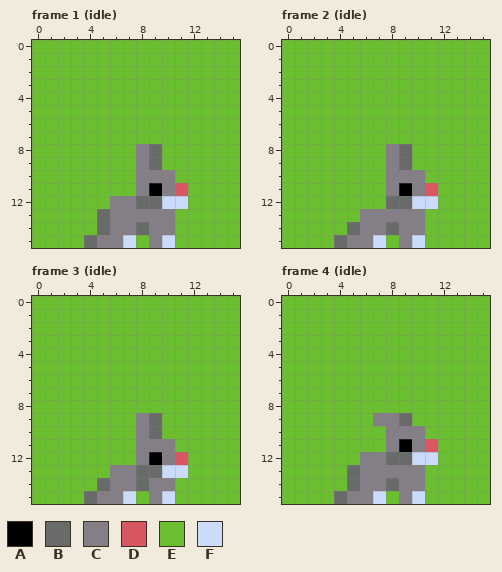
Pixel-art file -- res_dev/animations.ase. Above, as it was before the edit.
16x16 pixels, 8 frames. Shown: frame 1 (idle), frame 2 (idle), frame 3 (idle), frame 4 (idle). The commit also changed other frames, which this record leaves out.
Palette (. is transparent): A #000000  B #696a6a  C #847e87  D #d95763  E #6abe30  F #cbdbfc
And afterwards:
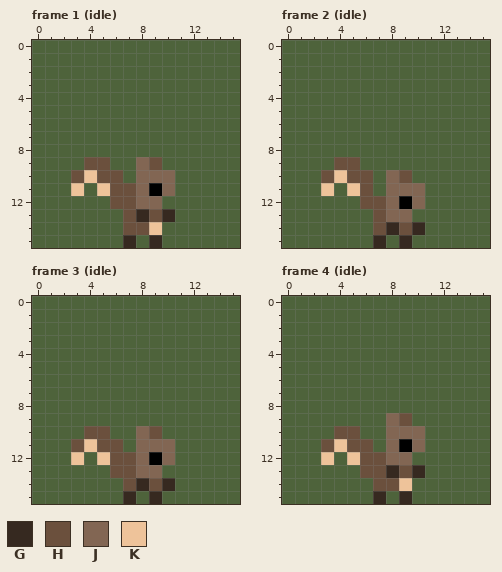
Colours new in this view: G #362920  H #6b503d  J #826653  K #eec39a
Change:
layer "squirrel" added
layer "rabbit" now hidden
colour E: #6abe30 -> #4e633b
Changed rows in their new state; - is a pixel that keeps its letter.
Frame 1 (idle):
first column x 3:
 8 -----EE--
 9 -HH--JH--
10 HKHH-JJJ-
11 K-KHHJ-JE
12 ---HHJJEE
13 --EEHGHG-
14 --EEHHKE-
15 -EEEG-GE-
Frame 2 (idle):
first column x 3:
 8 -----EE--
 9 -HH--EE--
10 HKHH-JHE-
11 K-KH-JJJE
12 ---HHJAJE
13 ---EHJJE-
14 --EEHGHG-
15 -EEEG-GE-
Frame 3 (idle):
first column x 3:
 9 -----EE--
10 -HH--JH--
11 HKHH-JJJ-
12 K-KHHJ-JE
13 ---HHJJEE
14 --EEHGHG-
15 -EEEG-GE-
Frame 4 (idle):
first column x 3:
 9 ----EJH--
10 -HH--JJJ-
11 HKHH-J-JE
12 K-KHHJJEE
13 --EHHGHG-
14 --EEHHKE-
15 -EEEG-GE-
Where, in picture pixels (left, top, right, bottom), the same in both pictures:
changed: (32, 40, 240, 248)
changed: (282, 40, 490, 248)
changed: (32, 296, 240, 504)
changed: (282, 296, 490, 504)
